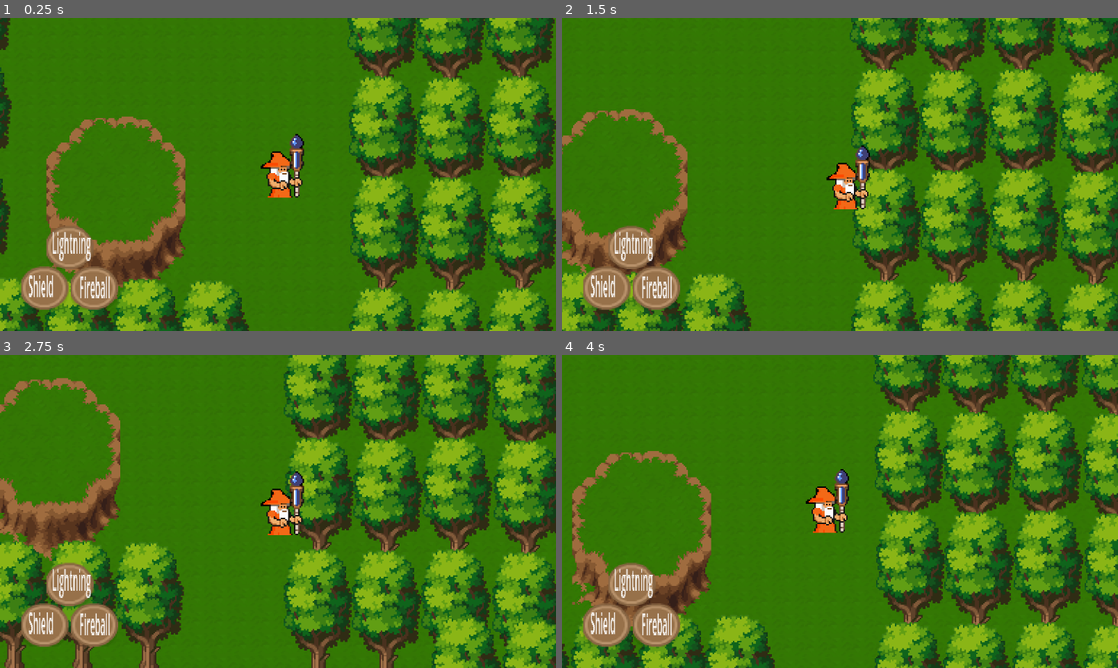
Above: before the commit, frames 1-4 (two rows, left to right).
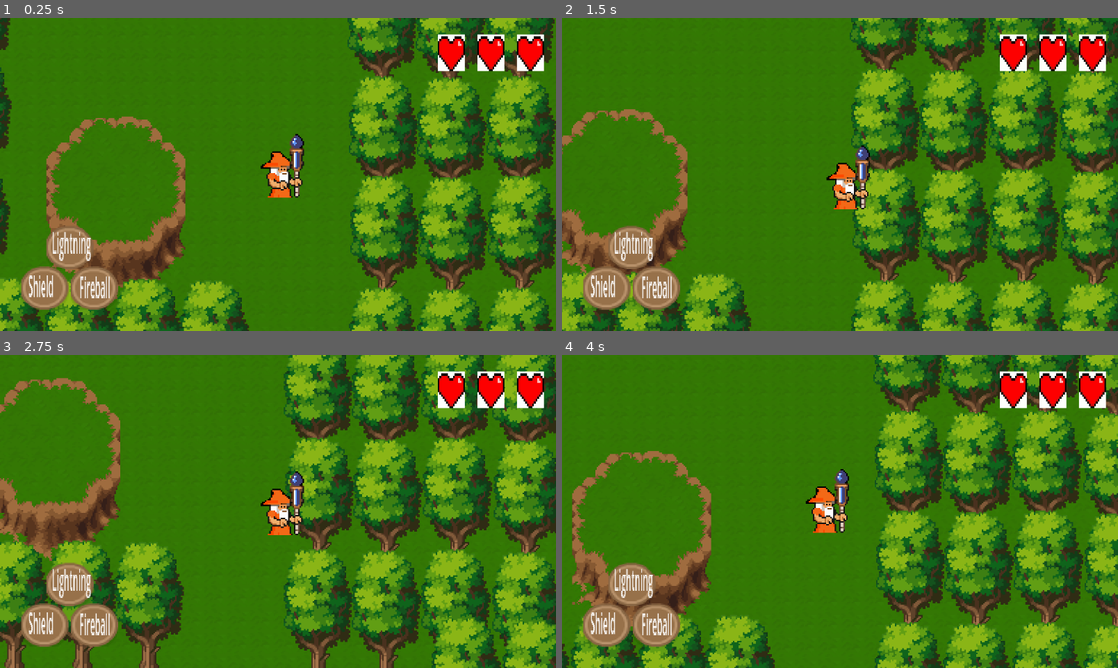
Above: after the commit, the same moments.

Repository: WilliamBizier/BrickHack2025-TheWizardofHopps
Game: Godot game, scene res://scenes/game.tscn
Two runs of this game, one before a commit and one after it. Both use one fixed random seed, a clock stepped at 60 frames per second and the inputs below.
Inputs:
- Up to frame 1 (0.25 s): no input
- Up to frame 2 (1.5 s): tap Enter at 0.5 s; hold Right (Right) 0.53-1.28 s; tap Space (Action) at 0.6, 1.35 s; hold Down (Down) from 1.28 s (still down)
- Up to frame 3 (2.75 s): release Down (Down) at 2.03 s; hold Right (Right) from 2.03 s (still down); tap Space (Action) at 2.1 s
- Up to frame 4 (4 s): release Right (Right) at 2.78 s; hold W (Up) 2.78-3.53 s; tap Space (Action) at 2.85, 3.6 s; hold Left (Left) from 3.53 s (still down)

The runs differ from the first frame. In frame 1, 1.8% of the frame differs, in the area x 78-98%, y 5-18%; in frame 2, 1.8%; in frame 3, 1.8%; in frame 4, 1.8%.

Commit message:
updated player functions

Diff:
--- a/scenes/UI.tscn
+++ b/scenes/UI.tscn
@@ -1,17 +1,43 @@
-[gd_scene load_steps=2 format=3 uid="uid://dva44jqrktccu"]
+[gd_scene load_steps=3 format=3 uid="uid://dva44jqrktccu"]
 
 [ext_resource type="Texture2D" uid="uid://dixgitmn3fyq0" path="res://assets/UI/Small tiles/Thick outline/uipack_rpg_sheet.png" id="1_f4ncu"]
+[ext_resource type="Texture2D" uid="uid://bo41lyf87vl4w" path="res://assets/UI/lifebar_16x16.png" id="1_odx5x"]
 
 [node name="CanvasLayer" type="CanvasLayer"]
 
-[node name="Sprite2D" type="Sprite2D" parent="."]
+[node name="Hearts" type="Node" parent="."]
+
+[node name="Sprite2D4" type="Sprite2D" parent="Hearts"]
+position = Vector2(1099, 72)
+scale = Vector2(3.56197, 4.8059)
+texture = ExtResource("1_odx5x")
+region_enabled = true
+region_rect = Rect2(0, 0, 16, 16)
+
+[node name="Sprite2D5" type="Sprite2D" parent="Hearts"]
+position = Vector2(1017, 72)
+scale = Vector2(3.56197, 4.8059)
+texture = ExtResource("1_odx5x")
+region_enabled = true
+region_rect = Rect2(0, 0, 16, 16)
+
+[node name="Sprite2D6" type="Sprite2D" parent="Hearts"]
+position = Vector2(935, 72)
+scale = Vector2(3.56197, 4.8059)
+texture = ExtResource("1_odx5x")
+region_enabled = true
+region_rect = Rect2(0, 0, 16, 16)
+
+[node name="Abilities" type="Node" parent="."]
+
+[node name="Sprite2D" type="Sprite2D" parent="Abilities"]
 position = Vector2(93, 559)
 scale = Vector2(2.86103, 2.57194)
 texture = ExtResource("1_f4ncu")
 region_enabled = true
 region_rect = Rect2(336, 114, 34, 35)
 
-[node name="Label2" type="Label" parent="Sprite2D"]
+[node name="Label2" type="Label" parent="Abilities/Sprite2D"]
 offset_left = -11.8838
 offset_top = -19.0518
 offset_right = 46.1162
@@ -19,14 +45,14 @@
 scale = Vector2(0.389614, 1.45544)
 text = "Shield"
 
-[node name="Sprite2D2" type="Sprite2D" parent="."]
+[node name="Sprite2D2" type="Sprite2D" parent="Abilities"]
 position = Vector2(196, 559)
 scale = Vector2(2.86103, 2.57194)
 texture = ExtResource("1_f4ncu")
 region_enabled = true
 region_rect = Rect2(336, 114, 34, 35)
 
-[node name="Label3" type="Label" parent="Sprite2D2"]
+[node name="Label3" type="Label" parent="Abilities/Sprite2D2"]
 offset_left = -10.8353
 offset_top = -18.2741
 offset_right = 47.1647
@@ -34,14 +60,14 @@
 scale = Vector2(0.389614, 1.45544)
 text = "Fireball"
 
-[node name="Sprite2D3" type="Sprite2D" parent="."]
+[node name="Sprite2D3" type="Sprite2D" parent="Abilities"]
 position = Vector2(145, 475)
 scale = Vector2(2.86103, 2.57194)
 texture = ExtResource("1_f4ncu")
 region_enabled = true
 region_rect = Rect2(336, 114, 34, 35)
 
-[node name="Label" type="Label" parent="Sprite2D3"]
+[node name="Label" type="Label" parent="Abilities/Sprite2D3"]
 offset_left = -12.9324
 offset_top = -21.3846
 offset_right = 60.0676
--- /dev/null
+++ b/scenes/enemy.tscn
@@ -0,0 +1,44 @@
+[gd_scene load_steps=7 format=3 uid="uid://be0x5g2ocmydf"]
+
+[ext_resource type="Texture2D" uid="uid://iw5ls5jsyugb" path="res://assets/Enemy/Skeleton Crew/Skeleton - Mage/Idle/Idle-Sheet.png" id="1_bouqh"]
+
+[sub_resource type="AtlasTexture" id="AtlasTexture_ingqw"]
+atlas = ExtResource("1_bouqh")
+region = Rect2(0, 0, 32, 32)
+
+[sub_resource type="AtlasTexture" id="AtlasTexture_t0ody"]
+atlas = ExtResource("1_bouqh")
+region = Rect2(32, 0, 32, 32)
+
+[sub_resource type="AtlasTexture" id="AtlasTexture_gggge"]
+atlas = ExtResource("1_bouqh")
+region = Rect2(64, 0, 32, 32)
+
+[sub_resource type="AtlasTexture" id="AtlasTexture_nc4i7"]
+atlas = ExtResource("1_bouqh")
+region = Rect2(96, 0, 32, 32)
+
+[sub_resource type="SpriteFrames" id="SpriteFrames_22cba"]
+animations = [{
+"frames": [{
+"duration": 1.0,
+"texture": SubResource("AtlasTexture_ingqw")
+}, {
+"duration": 1.0,
+"texture": SubResource("AtlasTexture_t0ody")
+}, {
+"duration": 1.0,
+"texture": SubResource("AtlasTexture_gggge")
+}, {
+"duration": 1.0,
+"texture": SubResource("AtlasTexture_nc4i7")
+}],
+"loop": true,
+"name": &"default",
+"speed": 5.0
+}]
+
+[node name="Enemy" type="AnimatedSprite2D"]
+position = Vector2(0, -16)
+sprite_frames = SubResource("SpriteFrames_22cba")
+autoplay = "default"
--- a/scenes/game.tscn
+++ b/scenes/game.tscn
@@ -8,6 +8,7 @@
 [ext_resource type="Texture2D" uid="uid://wg4babfkogoy" path="res://assets/Environment/Green Woods/Assets/Props/Vegetation/Vegetation_01.png" id="6_dfnx4"]
 [ext_resource type="PackedScene" uid="uid://3f5ck2t1xnyq" path="res://scenes/tree.tscn" id="7_s22l2"]
 [ext_resource type="PackedScene" uid="uid://dva44jqrktccu" path="res://scenes/UI.tscn" id="8_ps8es"]
+[ext_resource type="PackedScene" uid="uid://be0x5g2ocmydf" path="res://scenes/enemy.tscn" id="9_2blwr"]
 
 [sub_resource type="TileSetAtlasSource" id="TileSetAtlasSource_1xh7r"]
 texture = ExtResource("2_jra7f")
@@ -1549,3 +1550,6 @@
 position = Vector2(146, 439)
 
 [node name="CanvasLayer" parent="." instance=ExtResource("8_ps8es")]
+
+[node name="Enemy" parent="." instance=ExtResource("9_2blwr")]
+position = Vector2(66, 245)
--- a/scenes/player.tscn
+++ b/scenes/player.tscn
@@ -58,7 +58,7 @@
 sprite_frames = SubResource("SpriteFrames_2lk3b")
 animation = &"idle"
 autoplay = "idle"
-frame_progress = 0.888058
+frame_progress = 0.0454036
 
 [node name="CollisionShape2D" type="CollisionShape2D" parent="."]
 position = Vector2(1, 1)
--- a/scripts/player.gd
+++ b/scripts/player.gd
@@ -1,7 +1,11 @@
 class_name Player extends CharacterBody2D
 
+@onready var animated_sprite: AnimatedSprite2D = $AnimatedSprite2D
 
 const SPEED = 70.0
+
+#0 means idle, 1 means left, 2 means right 3 means down
+var face = 0
 
 
 func _ready():
@@ -19,5 +23,15 @@
 	if Input.is_action_just_pressed("Action"):
 		print("fireball")
 
+	if Input.is_action_just_pressed("Left") and face != 1:
+		pass
+	elif Input.is_action_just_pressed("Right") and face != 2:
+		pass
+	elif Input.is_action_just_pressed("Up") and face != 3:
+		pass
+	elif Input.is_action_just_pressed("Down") and face != 0:
+		pass
+
+
 func _physics_process(delta: float):
 	move_and_slide()
Binary file added: assets/Heroes/Woman/heart.png
Not shown, added: assets/Heroes/Woman/heart.png.import
Binary file added: assets/UI/lifebar_16x16.png
Not shown, added: assets/UI/lifebar_16x16.png.import
Not shown: 1 places in scenes/game.tscn that only renumber resources
Binary file added: willAssets/wizard/Run-Sheet.png
